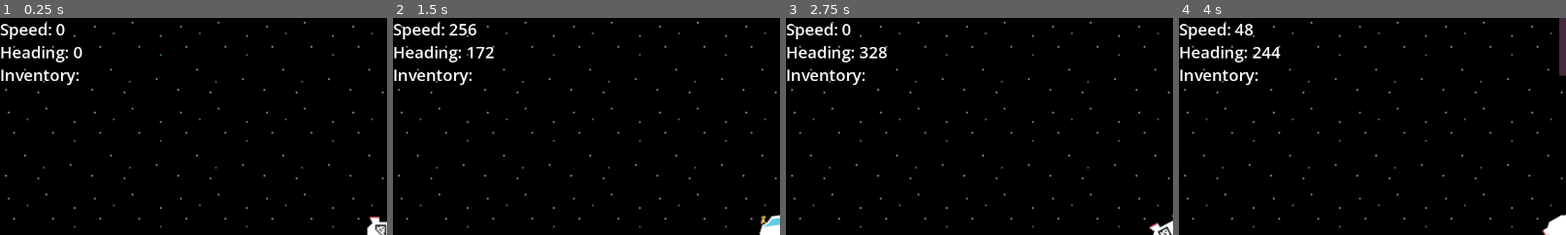
Above: before the commit, frames 1-4 (left to right).
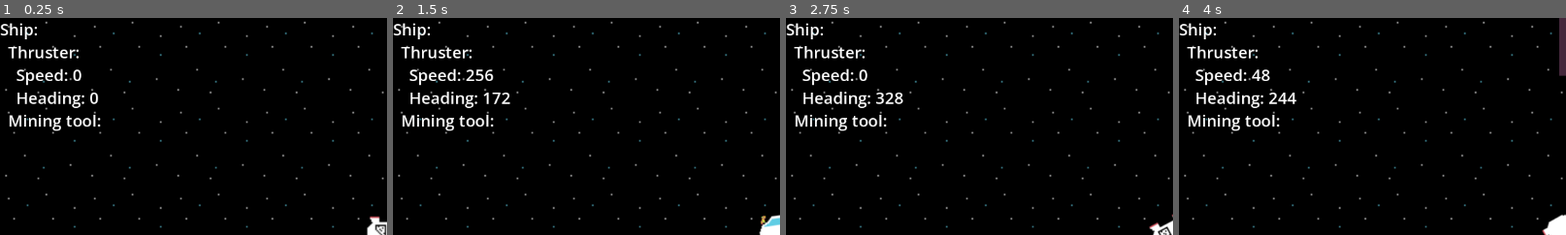
Above: after the commit, the same moments.

Repository: bingecraft-net/sandbox
Game: Godot game, scene res://node_2d.tscn
The game is run twice, just before and just after one commit, with the same random seed, the same clock (stepped at 60 frames per second) and the same inputs.
Inputs:
- Up to frame 1 (0.25 s): no input
- Up to frame 2 (1.5 s): tap Enter at 0.5 s; hold Right (ui_right) 0.53-1.28 s; hold Down (ui_down) from 1.28 s (still down)
- Up to frame 3 (2.75 s): release Down (ui_down) at 2.03 s; hold Right (ui_right) from 2.03 s (still down)
- Up to frame 4 (4 s): release Right (ui_right) at 2.78 s; hold Up (ui_up) 2.78-3.53 s; hold Left (ui_left) from 3.53 s (still down)
The pictures show only the part of the screen within x 0-50%, y 0-50%; the shares and areas given below are measured in that part.

The runs differ from the first frame. In frame 1, 3.2% of the frame differs, in the area x 0-27%, y 2-53%; in frame 2, 3.7%, in the area x 0-31%, y 2-53%; in frame 3, 3.5%; in frame 4, 3.6%.

Commit message:
reorganize hud ui

Diff:
--- a/node_2d.gd
+++ b/node_2d.gd
@@ -30,11 +30,12 @@
 			$TileMapLayer.set_cell(coords)
 
 	var text_lines = []
-	text_lines.append("Speed: %.0f" % $RigidBody2D.linear_velocity.length())
-	text_lines.append("Heading: %.0f" % ($RigidBody2D/TileMapLayer.rotation_degrees))
-
-	text_lines.append("Inventory:")
+	text_lines.append("Ship:")
+	text_lines.append("  Thruster:")
+	text_lines.append("    Speed: %.0f" % $RigidBody2D.linear_velocity.length())
+	text_lines.append("    Heading: %.0f" % ($RigidBody2D/TileMapLayer.rotation_degrees))
+	text_lines.append("  Mining tool:")
 	for key in cargo:
-		text_lines.append("  %s: %s" % [lookup.get(key) if key in lookup else key, cargo.get(key)])
+		text_lines.append("    %s: %s" % [lookup.get(key) if key in lookup else key, cargo.get(key)])
 
 	$CanvasLayer/Control/RichTextLabel.text = "[font_size=24]%s[/font_size]" % "\n".join(text_lines)
